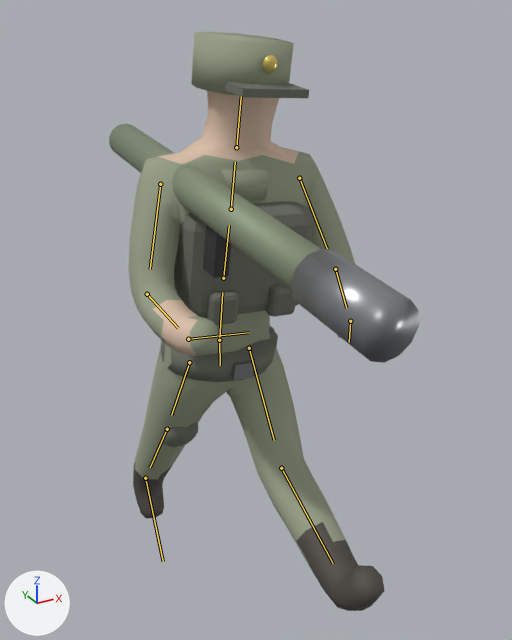
The glTF model models/units/red_inf_at.glb: old version first, new version second.
Camera for both pictures: a 50 mm lens placed at (-1.09, -2.27, 2.42), pointed at (0.03, -0.23, 1.4). The lights are fixed; the arrows at lower left show +X, +Y and +Z. The first picture is the older version. Both versions are drawn at frame 14 of the action 'Walk'; the numbers are the values there. The bones that change, and the others that lie on the model, are drawn over the model as lines.

The first picture shows 'Belt', 'Body', 'Cap', 'Collar', 'Grip', 'KneeR', 'Launcher', 'Peak', 'Pouch', 'Pouch.001', 'Star', 'Vest', 'Warhead' and 1 more.
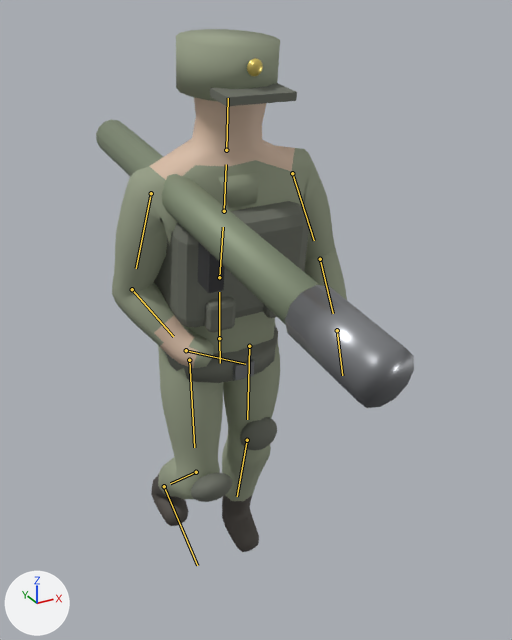
Changed parts and their boxes [x1, y1, x2, y2] in the pictures (512 x 640 px):
'Body', posed (9% narrower, 13% shorter): before [128, 91, 385, 611]; after [112, 98, 347, 552]
'Warhead', posed (8% taller): before [291, 249, 419, 363]; after [285, 285, 414, 408]
'Launcher', posed (23% taller): before [109, 124, 321, 291]; after [96, 119, 319, 325]
'Vest', posed: before [174, 201, 315, 318]; after [154, 201, 310, 328]
'Cap', posed (12% taller): before [191, 32, 294, 96]; after [176, 29, 280, 101]
'Belt', posed: before [161, 326, 278, 382]; after [165, 326, 278, 383]
'Peak', posed (33% taller): before [225, 82, 309, 99]; after [210, 83, 297, 106]
'Grip', posed: before [203, 225, 231, 278]; after [198, 243, 225, 293]
'Collar', posed: before [221, 168, 272, 202]; after [218, 172, 261, 208]
'KneeR', posed: before [160, 423, 198, 447]; after [191, 473, 232, 502]
'Pouch', posed: before [206, 290, 239, 325]; after [204, 296, 236, 332]
'KneeL', posed (not visible before): after [240, 417, 277, 450]
'Pouch.001', posed (mostly hidden afterwards): before [265, 284, 296, 317]; after [263, 305, 277, 318]
bone 'root', root to tip: before (219, 340) to (220, 365); after (219, 338) to (220, 363)
bone 'spine', root to tip: before (219, 340) to (222, 292); after (219, 338) to (219, 292)
bone 'chest', root to tip: before (223, 278) to (229, 225); after (219, 277) to (223, 227)
bone 'head', root to tip: before (236, 147) to (241, 96); after (226, 150) to (228, 98)
bone 'upperarm.L', root to tip: before (299, 178) to (327, 248); after (292, 173) to (314, 240)
bone 'upperarm.R', root to tip: before (160, 184) to (150, 269); after (151, 193) to (136, 268)
bone 'forearm.R', root to tip: before (147, 294) to (178, 328); after (132, 289) to (173, 336)
bone 'thigh.L', root to tip: before (249, 348) to (274, 440); after (249, 346) to (247, 419)
bone 'shin.L', root to tip: before (281, 468) to (333, 563); after (247, 440) to (237, 496)
bone 'thigh.R', root to tip: before (189, 362) to (171, 415); after (189, 360) to (194, 447)
bone 'shin.R', root to tip: before (167, 429) to (150, 467); after (196, 472) to (170, 483)
bone 'foot.R', root to tip: before (145, 478) to (163, 561); after (164, 486) to (197, 565)

The change in detail:
Bone 'root' (bone_root) moves from (0.0, 0.0, 0.002) to (0.0, -0.007, 0.0).
Bone 'root' (bone_root) turns from (0, 0, 0) to (3, 2, -1) degrees about its own x, y and z.
Bone 'spine' (bone_spine) turns from (5, 0, -4) to (4, 1, 0) degrees about its own x, y and z.
Bone 'chest' (bone_chest) turns from (0, 0, 0) to (2, 1, 0) degrees about its own x, y and z.
Bone 'head' (bone_head) turns from (0, 0, 0) to (-1, -1, 0) degrees about its own x, y and z.
Bone 'upperarm.L' (bone_upperarm_l) turns from (-20, 0, -5) to (-1, 0, 0) degrees about its own x, y and z.
Bone 'upperarm.R' (bone_upperarm_r) turns from (-25, 0, 10) to (1, 0, 0) degrees about its own x, y and z.
Bone 'forearm.R' (bone_forearm_r) turns from (-30, 0, 0) to (0, 0, 0) degrees about its own x, y and z.
Bone 'thigh.L' (bone_thigh_l) turns from (-31, 0, 0) to (6, 0, 0) degrees about its own x, y and z.
Bone 'shin.L' (bone_shin_l) turns from (-39, 0, 0) to (5, 0, 0) degrees about its own x, y and z.
Bone 'thigh.R' (bone_thigh_r) turns from (31, 0, 0) to (-6, 0, 0) degrees about its own x, y and z.
Bone 'shin.R' (bone_shin_r) turns from (0, 0, 0) to (49, 0, -1) degrees about its own x, y and z.
Bone 'foot.R' (bone_foot_r) turns from (10, 0, 0) to (-44, 0, 0) degrees about its own x, y and z.
